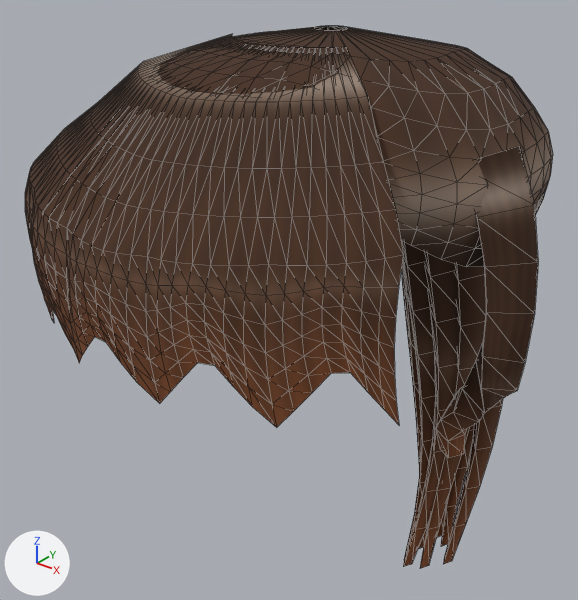
Renders of the glTF model game/assets/models/hair_ponytail_f.glb from each side of a commit.
Rendered twice from a 50 mm camera at (0.264, -0.347, 1.728) aimed at (-0.053, 0.048, 1.483). Arrows for +X, +Y and +Z are at lower left; the lights stay in place. The picture after the commit comes second. Mesh edges are drawn as thin lines.

The first picture shows 'Hair_ponytail'.
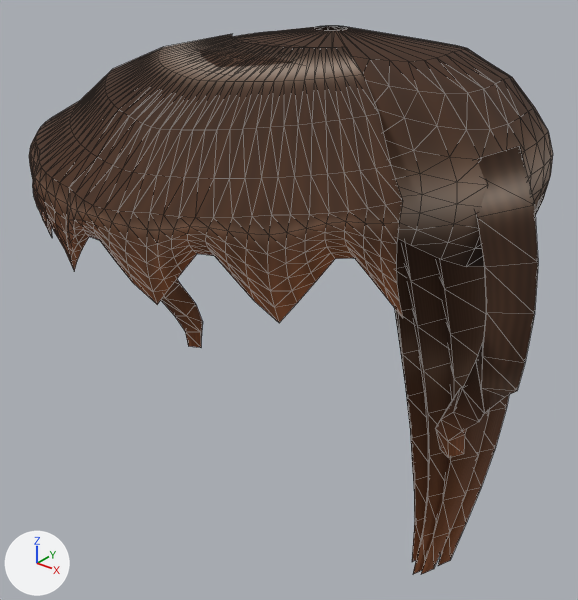
The change in detail:
me_hair_ponytail is used by ob_hair_ponytail; location (0.0, 0.0, 0.0).
me_hair_ponytail had 1276 vertices, 2292 faces and spanned x -0.146..0.146, y -0.155..0.25, z 1.168..1.672.
me_hair_ponytail now has 1232 vertices, 2212 faces and spans x -0.146..0.146, y -0.152..0.257, z 1.167..1.672.
me_hair_ponytail part 1: the loose piece of 44 vertices spanning x -0.009..0.043, y 0.115..0.207, z 1.168..1.61 is deleted.
me_hair_ponytail part 2: 359 vertices moved from x -0.116..0.12, y -0.155..-0.052, z 1.528..1.657 to x -0.111..0.115, y -0.152..-0.045, z 1.576..1.664; 1 vertex removed from x 0.093, y -0.124, z 1.567; 1 vertex added at x 0.087, y -0.114, z 1.624.
me_hair_ponytail part 3: 304 vertices moved from x -0.05..0.051, y 0.109..0.25, z 1.168..1.611 to x -0.064..0.066, y 0.096..0.257, z 1.167..1.616; 1 vertex removed from x 0.0, y 0.225, z 1.169; 1 vertex added at x -0.009, y 0.216, z 1.169.

Boxes (x1, y1, x2, y2) around the edits, measured in the pictures (578 x 600 px; the box of a moved part takes in the faces that stretch with it):
'Hair_ponytail', reshaped: before (25, 26, 553, 568); after (29, 26, 553, 574)
part 1 of me_hair_ponytail, deleted (brown): before (420, 263, 486, 568)
part 2 of me_hair_ponytail, moved or reshaped: before (25, 34, 403, 427); after (29, 34, 403, 323)
part 3 of me_hair_ponytail, moved or reshaped: before (401, 240, 503, 567); after (394, 238, 509, 574)
